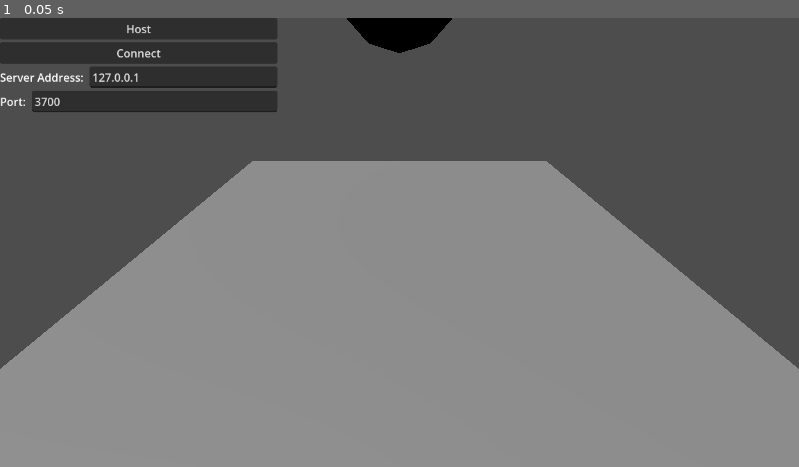
Above: before the commit, frame 1.
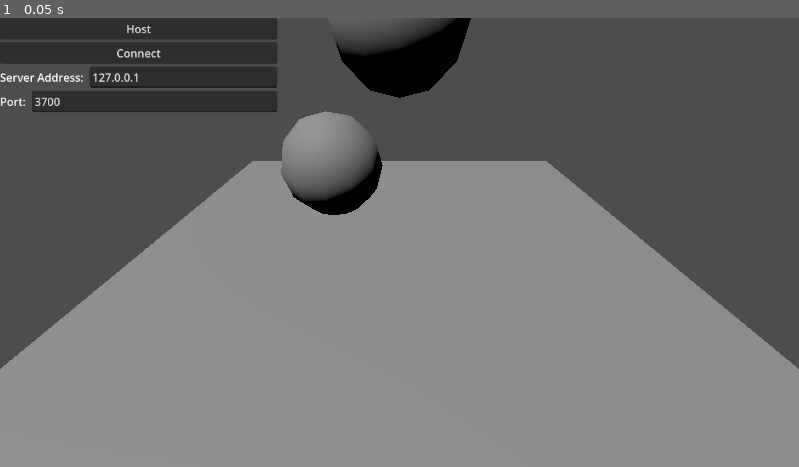
Above: after the commit, the same moment.

Repository: armedturret/XRLive-SDK
Game: Godot game, scene res://scenes/multiplayer_test.tscn
Two runs of this game, one before a commit and one after it. Both use one fixed random seed, a clock stepped at 60 frames per second and the inputs below.
Inputs:
- Up to frame 1 (0.05 s): no input

The runs differ from the first frame. In frame 1, 4.1% of the frame differs, in the area x 35-59%, y 0-44%.

Commit message:
Added some more physics objects

Diff:
--- /dev/null
+++ b/scenes/net_sphere.tscn
@@ -0,0 +1,27 @@
+[gd_scene format=3 uid="uid://hjjuhybhmj3t"]
+
+[sub_resource type="SphereShape3D" id="SphereShape3D_3p835"]
+
+[sub_resource type="SceneReplicationConfig" id="SceneReplicationConfig_3p835"]
+properties/0/path = NodePath(".:position")
+properties/0/spawn = true
+properties/0/replication_mode = 2
+properties/1/path = NodePath(".:linear_velocity")
+properties/1/spawn = true
+properties/1/replication_mode = 2
+properties/2/path = NodePath(".:angular_velocity")
+properties/2/spawn = true
+properties/2/replication_mode = 2
+properties/3/path = NodePath(".:rotation")
+properties/3/spawn = true
+properties/3/replication_mode = 2
+
+[node name="Sphere" type="RigidBody3D" unique_id=910800526]
+
+[node name="CSGSphere3D" type="CSGSphere3D" parent="." unique_id=2068821809]
+
+[node name="CollisionShape3D" type="CollisionShape3D" parent="." unique_id=2124815173]
+shape = SubResource("SphereShape3D_3p835")
+
+[node name="MultiplayerSynchronizer" type="MultiplayerSynchronizer" parent="." unique_id=2047609598]
+replication_config = SubResource("SceneReplicationConfig_3p835")
--- a/scenes/test_level.tscn
+++ b/scenes/test_level.tscn
@@ -1,26 +1,12 @@
 [gd_scene format=3 uid="uid://mt0ycsa0yltu"]
+
+[ext_resource type="PackedScene" uid="uid://hjjuhybhmj3t" path="res://scenes/net_sphere.tscn" id="1_2venv"]
 
 [sub_resource type="PlaneMesh" id="PlaneMesh_3p835"]
 size = Vector2(6, 6)
 
 [sub_resource type="BoxShape3D" id="BoxShape3D_3p835"]
 size = Vector3(6, 0.012, 6)
-
-[sub_resource type="SphereShape3D" id="SphereShape3D_3p835"]
-
-[sub_resource type="SceneReplicationConfig" id="SceneReplicationConfig_3p835"]
-properties/0/path = NodePath(".:position")
-properties/0/spawn = true
-properties/0/replication_mode = 2
-properties/1/path = NodePath(".:linear_velocity")
-properties/1/spawn = true
-properties/1/replication_mode = 2
-properties/2/path = NodePath(".:angular_velocity")
-properties/2/spawn = true
-properties/2/replication_mode = 2
-properties/3/path = NodePath(".:rotation")
-properties/3/spawn = true
-properties/3/replication_mode = 2
 
 [node name="TestLevel" type="Node3D" unique_id=1490706074]
 
@@ -30,22 +16,22 @@
 mesh = SubResource("PlaneMesh_3p835")
 
 [node name="CollisionShape3D" type="CollisionShape3D" parent="Floor" unique_id=1650015541]
-transform = Transform3D(1, 0, 0, 0, 1, 0, 0, 0, 1, 0, -0.00579834, 0)
+transform = Transform3D(1, 0, 0, 0, 1, 0, 0, 0, 1, 0, -0.0057988167, 0)
 shape = SubResource("BoxShape3D_3p835")
 
 [node name="Camera3D" type="Camera3D" parent="." unique_id=1162218573]
 transform = Transform3D(1, 0, 0, 0, 0.8224321, 0.56886333, 0, -0.56886333, 0.8224321, 0, 2.0318282, 2.8515635)
 
-[node name="Sphere" type="RigidBody3D" parent="." unique_id=1836819681]
-transform = Transform3D(1, 0, 0, 0, 1, 0, 0, 0, 1, 0, 2.4427636, 0)
-
-[node name="CSGSphere3D" type="CSGSphere3D" parent="Sphere" unique_id=1977764443]
-
-[node name="CollisionShape3D" type="CollisionShape3D" parent="Sphere" unique_id=1456287575]
-shape = SubResource("SphereShape3D_3p835")
-
-[node name="MultiplayerSynchronizer" type="MultiplayerSynchronizer" parent="Sphere" unique_id=738906483]
-replication_config = SubResource("SceneReplicationConfig_3p835")
-
 [node name="DirectionalLight3D" type="DirectionalLight3D" parent="." unique_id=1602302696]
 transform = Transform3D(0.78888035, 0.5545839, -0.2647725, 0, 0.43084186, 0.90242743, 0.61454684, -0.71190727, 0.33988267, 0, 0, 0)
+
+[node name="Bodies" type="Node3D" parent="." unique_id=187861648]
+
+[node name="Sphere" parent="Bodies" unique_id=910800526 instance=ExtResource("1_2venv")]
+transform = Transform3D(1, 0, 0, 0, 1, 0, 0, 0, 1, 0, 2.0357347, -0.7538345)
+
+[node name="Sphere2" parent="Bodies" unique_id=876822990 instance=ExtResource("1_2venv")]
+transform = Transform3D(1, 0, 0, 0, 1, 0, 0, 0, 1, -0.6691344, 1.0010216, 0)
+
+[node name="Sphere3" parent="Bodies" unique_id=1103231903 instance=ExtResource("1_2venv")]
+transform = Transform3D(1, 0, 0, 0, 1, 0, 0, 0, 1, 0, 2.1538126, 0.27572274)
